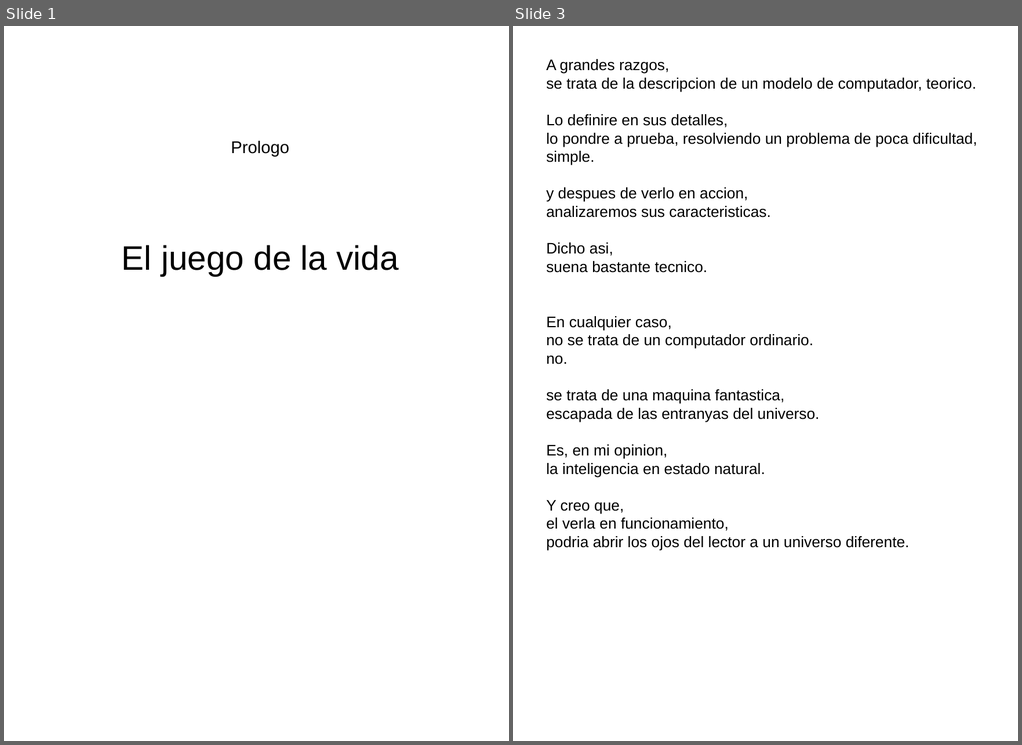
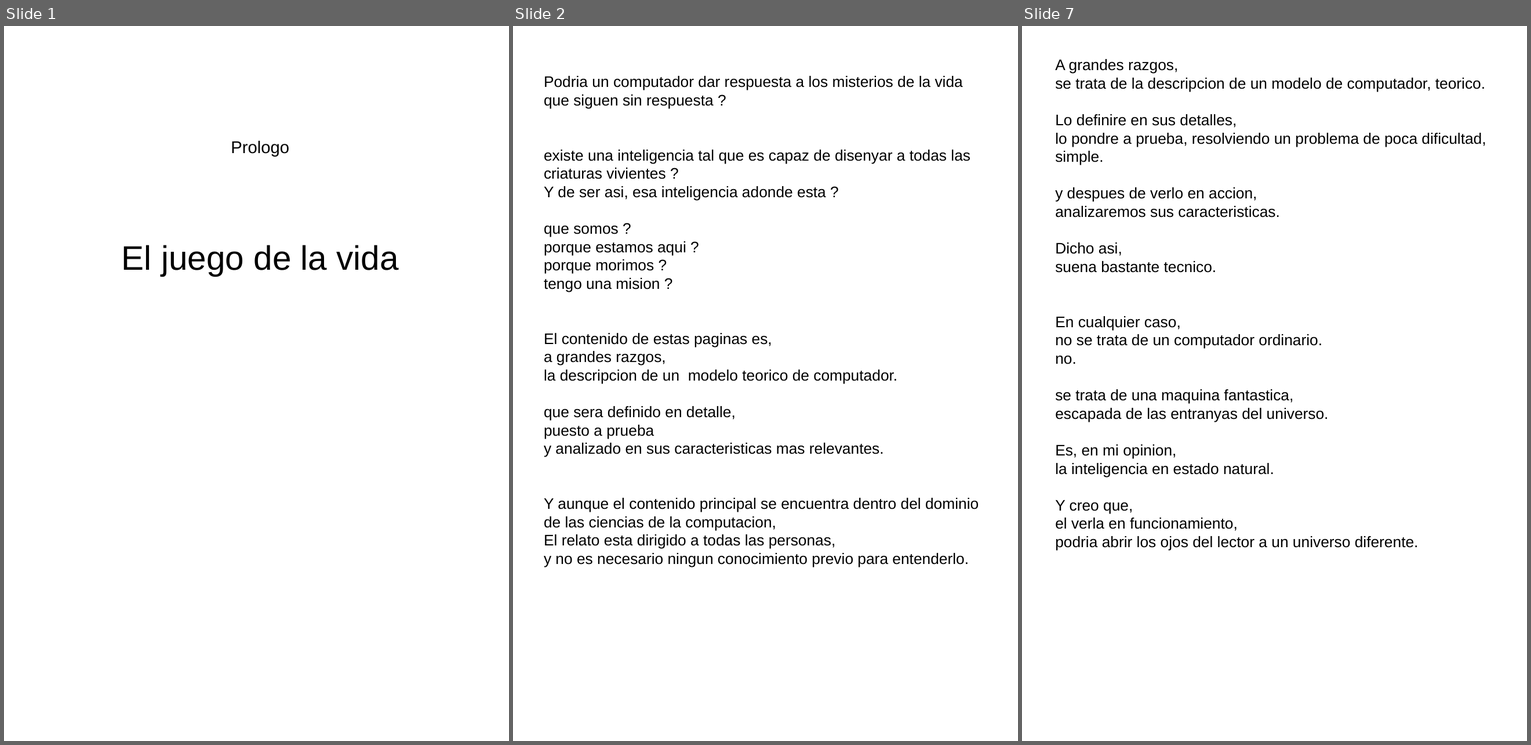
Before and after one commit to fabhrius/La-Cosa, a slide deck: capitulos/Prologo/Prologo.odp. Shown side by side, each under a label of ours: slides 1 and 3 before the commit, slides 1, 2 and 7 after it; the slides between them are not shown. The pictures are 1022x745 and 1531x745 pixels, drawn with LibreOffice and Linux fonts; fonts in the diff are those of the drawing. Boxes give left, top, right and bottom in pixels: in the first picture for what was removed or moved away, otherwise in the second. Text is boxed around its words. In the diff, an @@ line names an element or a change of style, - is before the commit and + after.

```diff
--- a/capitulos/Prologo/Prologo.odp
+++ b/capitulos/Prologo/Prologo.odp
@@ slide 2 added at <box>513,26,1018,741</box>, background #FFFFFF @@
@@ text added at <box>544,76,979,567</box>, 18 pt, text #000000 @@
+Podria un computador dar respuesta a los misterios de la vida que siguen sin respuesta ?
+existe una inteligencia tal que es capaz de disenyar a todas las criaturas vivientes ?
+Y de ser asi, esa inteligencia adonde esta ?
+que somos ?
+porque estamos aqui ?
+porque morimos ?
+tengo una mision ?
+El contenido de estas paginas es,
+a grandes razgos,
+la descripcion de un modelo teorico de computador.
+que sera definido en detalle,
+puesto a prueba
+y analizado en sus caracteristicas mas relevantes.
+Y aunque el contenido principal se encuentra dentro del dominio de las ciencias de la computacion,
+El relato esta dirigido a todas las personas,
+y no es necesario ningun conocimiento previo para entenderlo.
@@ what was slide 3 is now slide 7 @@
```
Also in this commit, not shown: 1 slide changed, 3 other slides added, 1 other file.
